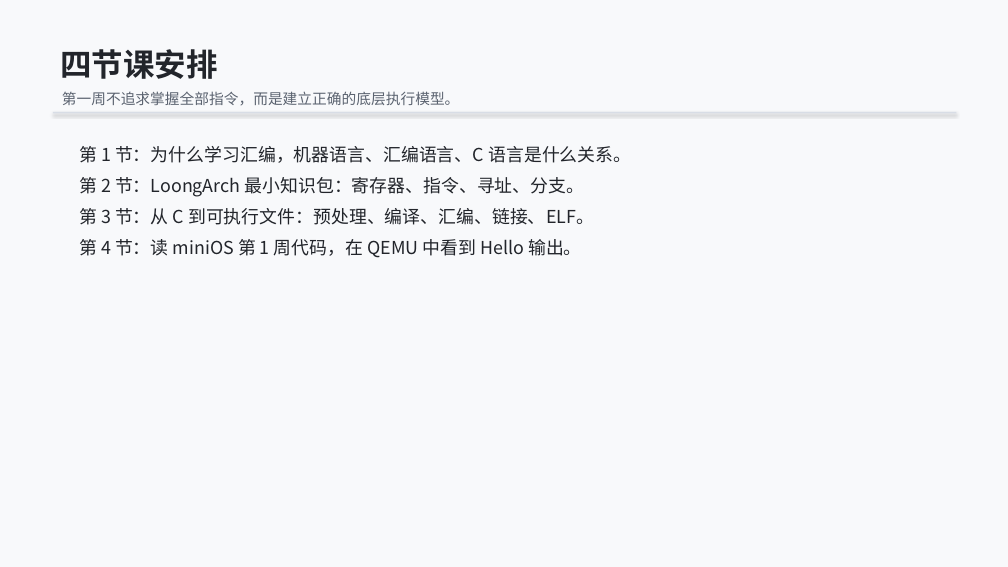
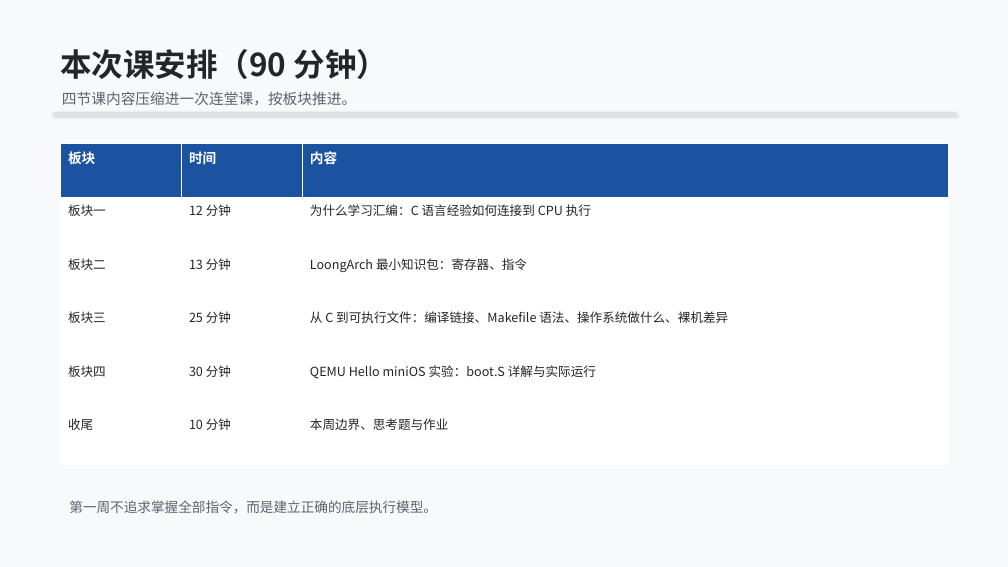
Before and after one commit to cxi218447-byte/miniOS, a slide deck: slide 2 of docs/week01/week01_qemu_hello_course.pptx (slide 3 before the commit). Drawn at 1008x567 pixels with LibreOffice and Linux fonts; fonts in the diff are those of the drawing. Boxes give left, top, right and bottom in pixels: in the first picture for what was removed or moved away, otherwise in the second. Text is boxed around its words. In the diff, an @@ line names an element or a change of style, - is before the commit and + after.

```diff
--- a/docs/week01/week01_qemu_hello_course.pptx
+++ b/docs/week01/week01_qemu_hello_course.pptx
@@ text at (60, 49, 388, 79): text changed @@
-四节课安排
+本次课安排（90 分钟）
@@ text at (62, 91, 356, 106): text changed @@
-第一周不追求掌握全部指令，而是建立正确的底层执行模型。
+四节课内容压缩进一次连堂课，按板块推进。
@@ table added at (60, 144, 949, 465), 6 rows, 3 columns @@
+板块 | 时间 | 内容
+板块一 | 12 分钟 | 为什么学习汇编：C 语言经验如何连接到 CPU 执行
+板块二 | 13 分钟 | LoongArch 最小知识包：寄存器、指令
+板块三 | 25 分钟 | 从 C 到可执行文件：编译链接、Makefile 语法、操作系统做什么、裸机差异
+板块四 | 30 分钟 | QEMU Hello miniOS 实验：boot.S 详解与实际运行
+收尾 | 10 分钟 | 本周边界、思考题与作业
@@ text removed at (79, 146, 631, 258) @@
-第 1 节：为什么学习汇编，机器语言、汇编语言、C 语言是什么关系。
-第 2 节：LoongArch 最小知识包：寄存器、指令、寻址、分支。
-第 3 节：从 C 到可执行文件：预处理、编译、汇编、链接、ELF。
-第 4 节：读 miniOS 第 1 周代码，在 QEMU 中看到 Hello 输出。
@@ text added at (69, 500, 437, 513), 13 pt, text #5B6370 @@
+第一周不追求掌握全部指令，而是建立正确的底层执行模型。
```
Also in this commit, not shown: 17 other slides changed, 3 slides added, 13 slides removed, 2 other files.
